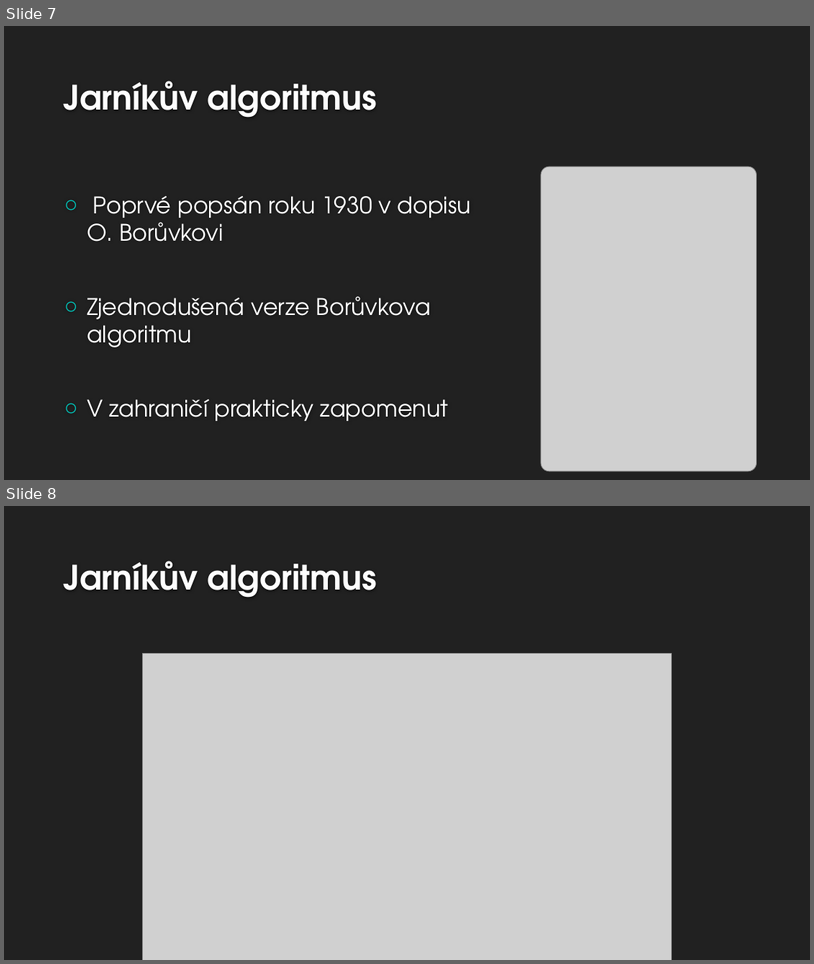
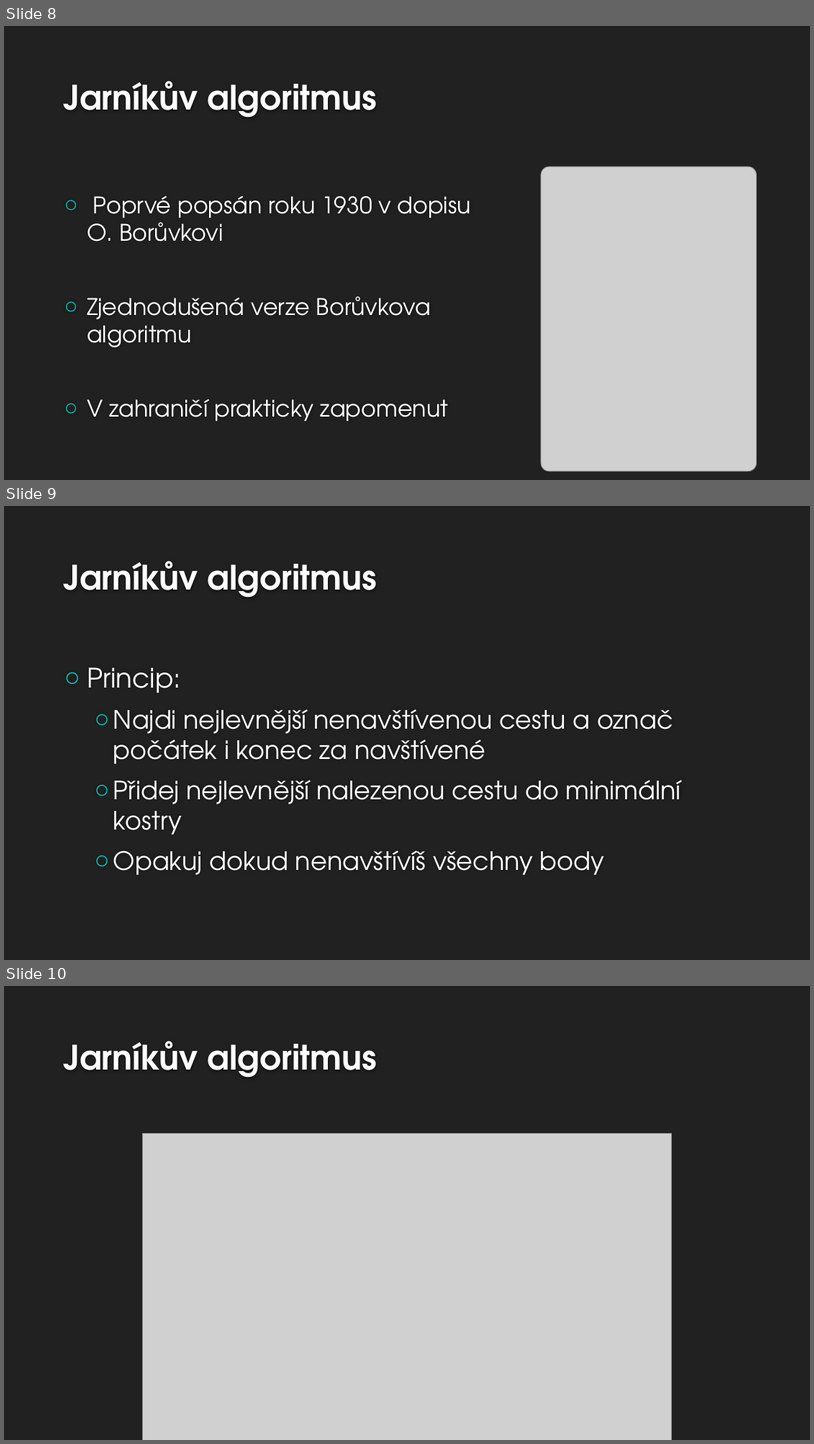
Before and after one commit to Aidam7/Jarnik-Boruvka-MST-Algorithms, a slide deck: output-presentation.pptx. Shown one above the other, each under a label of ours: slides 7 and 8 before the commit, slides 8, 9 and 10 after it. The pictures are 814x964 and 814x1444 pixels, drawn with LibreOffice and Linux fonts; fonts in the diff are those of the drawing; grey boxes stand for pictures; background and template pictures are left out. Boxes give left, top, right and bottom in pixels: in the first picture for what was removed or moved away, otherwise in the second. Text is boxed around its words. In the diff, an @@ line names an element or a change of style, - is before the commit and + after.

```diff
--- a/output-presentation.pptx
+++ b/output-presentation.pptx
@@ slide 9 added at (4, 506, 810, 960), background #212121 @@
@@ title added at (64, 561, 377, 597), 40 pt, text #FEFEFE, bold @@
+Jarníkův algoritmus
@@ text added at (87, 667, 682, 875), 30 pt, text #FFFFFF @@
+○ Princip:
+  ○ Najdi nejlevnější nenavštívenou cestu a označ počátek i konec za navštívené
+  ○ Přidej nejlevnější nalezenou cestu do minimální kostry
+  ○ Opakuj dokud nenavštívíš všechny body
@@ what was slide 7 is now slide 8 @@
@@ what was slide 8 is now slide 10 @@
```
Also in this commit, not shown: 1 slide changed, 1 other slide added.
